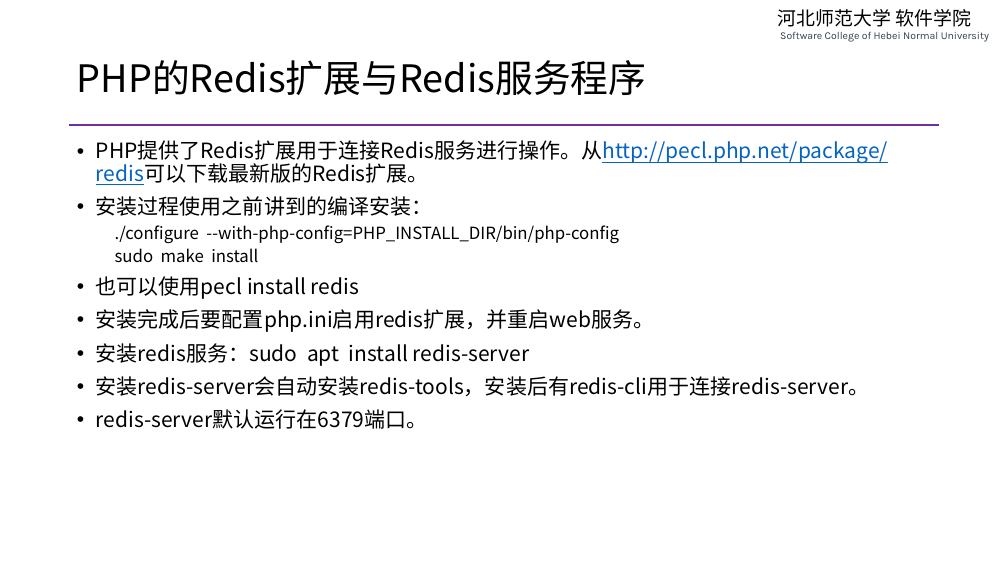
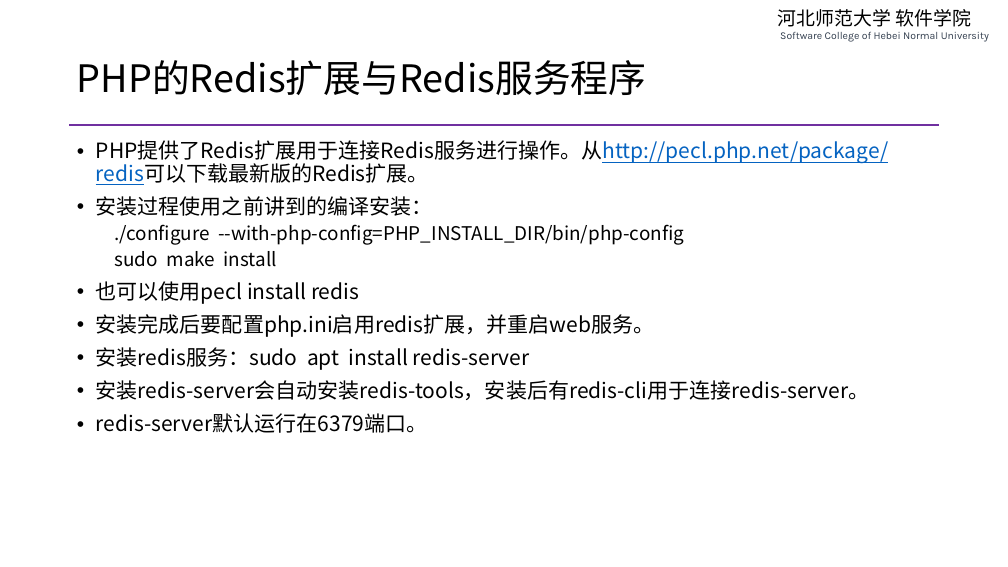
Before and after one commit to edu2act/course-php-serverside-development-on-linux, a slide deck: slide 15 of materials/slides/ch07-message-queue.pptx (slide 9 before the commit). Drawn at 1008x567 pixels with LibreOffice and Linux fonts; fonts in the diff are those of the drawing. Boxes give left, top, right and bottom in pixels: in the first picture for what was removed or moved away, otherwise in the second. Text is boxed around its words. In the diff, an @@ line names an element or a change of style, - is before the commit and + after.

```diff
--- a/materials/slides/ch07-message-queue.pptx
+++ b/materials/slides/ch07-message-queue.pptx
@@ text at bbox=[115, 224, 684, 267]: size 16 to 18 pt in "./configure --with-php-config=PHP_INSTALL_DIR/bin/php-config", "sudo make install" @@
```
Also in this commit, not shown: 2 other slides changed, 7 slides added, 10 other files.
